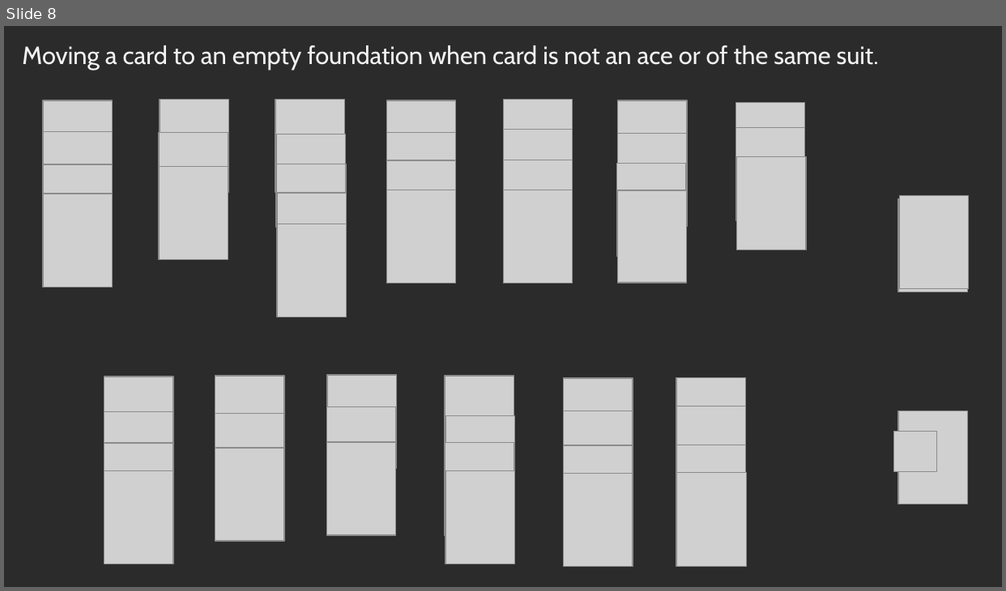
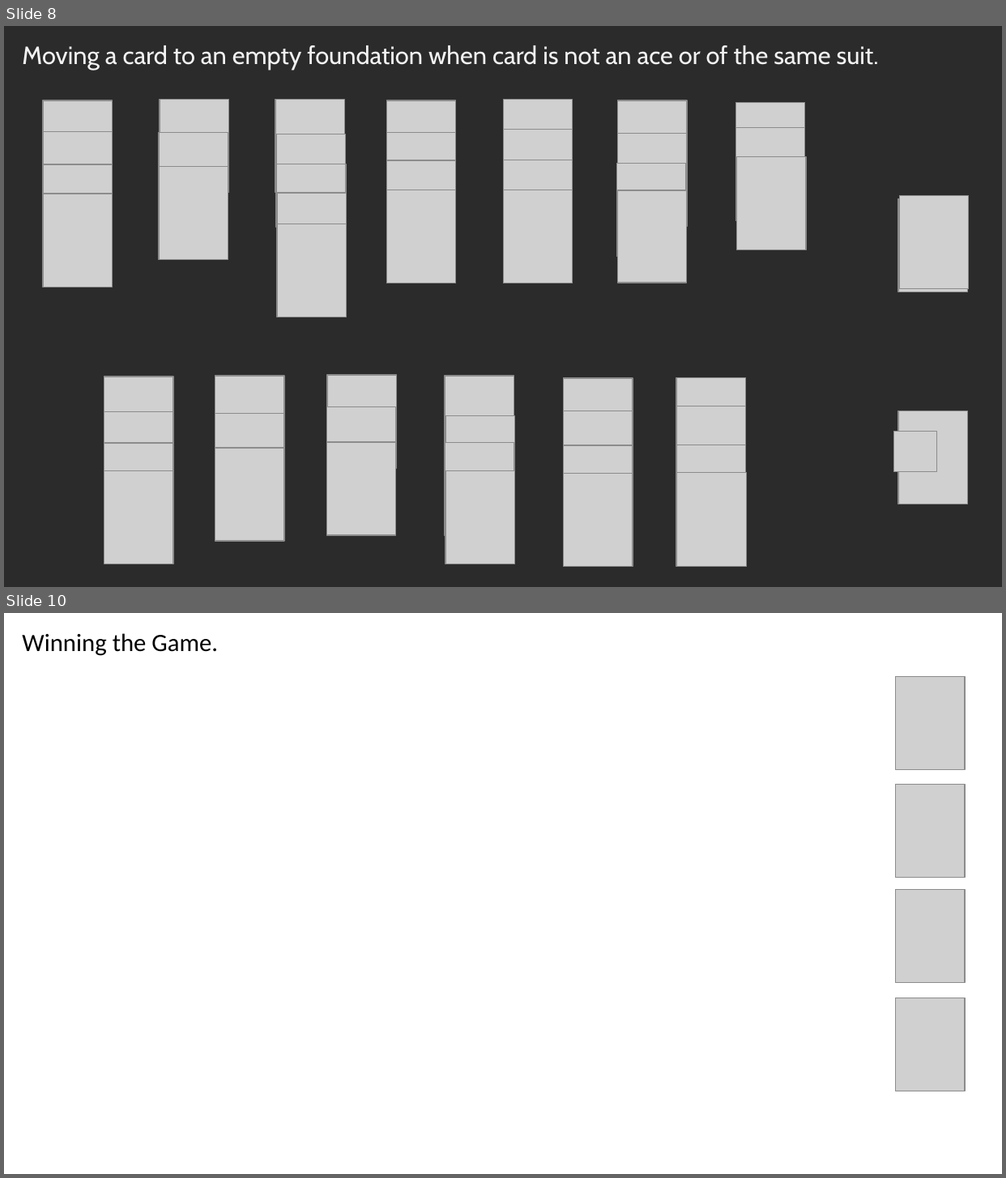
Before and after one commit to dhruvaldarji/HueHueBakersDozenSolitaire, a slide deck: HueHueBakersDozenSolitaire/HueHueBakersDozenSolitaireContent/Prototype.pptx. Shown one above the other, each under a label of ours: slide 8 before the commit, slides 8 and 10 after it; the slides between them are not shown. The pictures are 1006x591 and 1006x1178 pixels, drawn with LibreOffice and Linux fonts; fonts in the diff are those of the drawing; grey boxes stand for pictures; background and template pictures are left out; a plain dark background stands for a picture behind light text. Boxes give left, top, right and bottom in pixels: in the first picture for what was removed or moved away, otherwise in the second. Text is boxed around its words. In the diff, an @@ line names an element or a change of style, - is before the commit and + after.

```diff
--- a/HueHueBakersDozenSolitaire/HueHueBakersDozenSolitaireContent/Prototype.pptx
+++ b/HueHueBakersDozenSolitaire/HueHueBakersDozenSolitaireContent/Prototype.pptx
@@ slide 10 added at (x1=4, y1=613, x2=1002, y2=1174), background picture (left out) @@
@@ text added at (x1=22, y1=633, x2=218, y2=656), 18 pt, text #000000 @@
+Winning the Game.
@@ picture added at (x1=895, y1=677, x2=964, y2=769) @@
@@ picture added at (x1=895, y1=785, x2=964, y2=877) @@
@@ picture added at (x1=895, y1=889, x2=964, y2=982) @@
@@ picture added at (x1=895, y1=999, x2=964, y2=1091) @@
```
Also in this commit, not shown: 2 slides changed, 3 other files.
